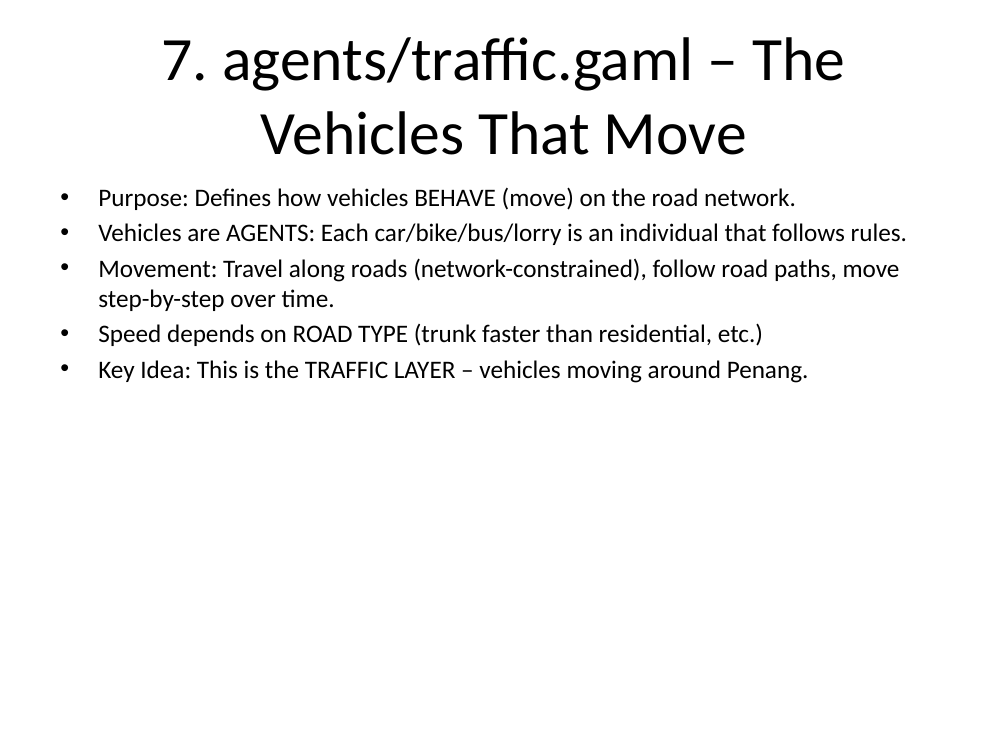
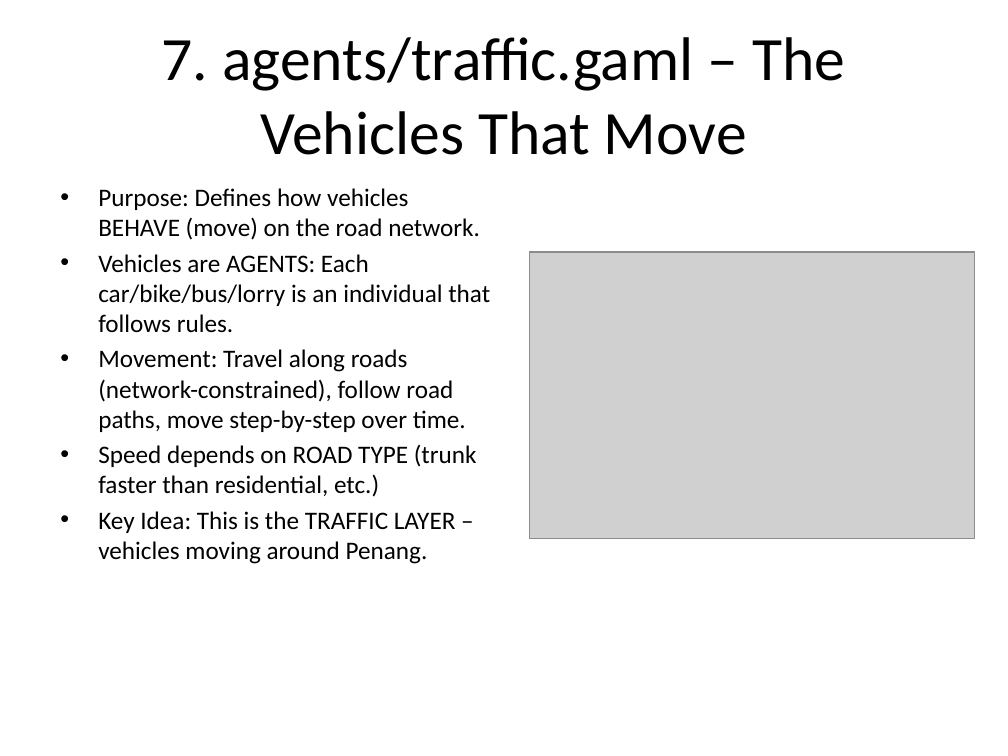
Before and after one commit to hqnghi88/PenangAir, a slide deck: slide 23 of PenangAir_Tutorial_NonProgrammer_Fixed.pptx (slide 19 before the commit). Drawn at 1008x756 pixels with LibreOffice and Linux fonts; fonts in the diff are those of the drawing; grey boxes stand for pictures. Boxes give left, top, right and bottom in pixels: in the first picture for what was removed or moved away, otherwise in the second. Text is boxed around its words. In the diff, an @@ line names an element or a change of style, - is before the commit and + after.

Commit message:
Refactor traffic and pollution models; update emission scaling and fleet size for improved simulation accuracy

```diff
--- a/PenangAir_Tutorial_NonProgrammer_Fixed.pptx
+++ b/PenangAir_Tutorial_NonProgrammer_Fixed.pptx
@@ text "Purpose: Defines how vehicles BEHAVE ..." rewrapped from box(98, 187, 907, 383) to box(98, 188, 490, 564) @@
@@ picture added at box(529, 252, 975, 539) @@
```
Also in this commit, not shown: 21 other slides changed, 1 slide added, 3 slides removed, 4 other files.
